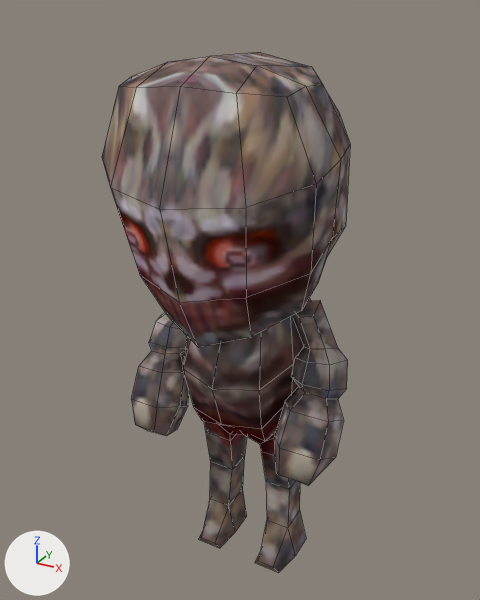
Renders of the Blender file Deserter/Assets/Mesh/Enemies/Bozu.blend from each side of a commit.
One viewpoint serves both versions: a 50 mm lens placed at (1.92, -3.72, 3.88), pointed at (-0.09, -0.06, 2.06). The lights are fixed; the arrows at lower left show +X, +Y and +Z. The older version comes first. Mesh edges are drawn as thin lines. The same objects are shown in both versions, whatever each file hides.

In view in the first picture: 'corpseMesh01'.
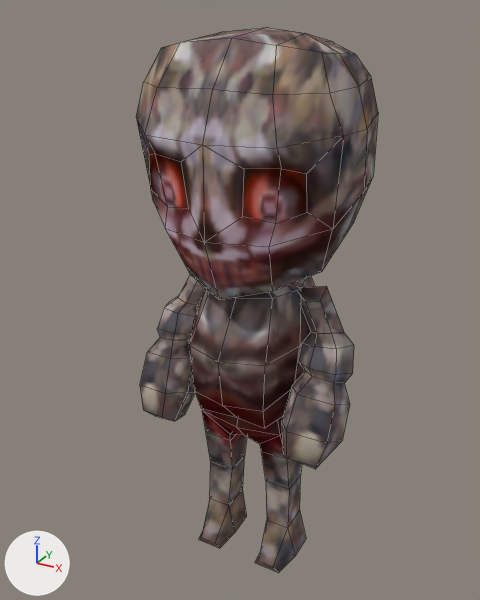
Boxes [x1, y1, x2, y2] around the edits, measured in the pictures (480 x 600 px; the box of a moved part takes in the faces that stretch with it):
'corpseMesh01', reshaped: before [102, 52, 350, 573]; after [136, 27, 378, 573]
part 1 of me_zombmesh_002_cube_010, moved or reshaped: before [132, 313, 189, 436]; after [140, 274, 206, 421]
part 2 of me_zombmesh_002_cube_010, added: after [189, 276, 315, 428]
part 3 of me_zombmesh_002_cube_010, moved or reshaped: before [274, 301, 348, 486]; after [282, 286, 354, 469]
part 4 of me_zombmesh_002_cube_010, rebuilt (7% shorter): before [102, 52, 350, 347]; after [136, 27, 378, 300]
part 5 of me_zombmesh_002_cube_010, deleted: before [183, 298, 311, 441]

Edits to the bpy script that builds the scene:
```text
Change me_zombmesh_002_cube_010:
    used by ob_corpsemesh01; location = (0.0, 0.0, 0.0); rotation_euler = (1.571, 0.0, 0.0), in degrees (90, 0, 0)
    remove me_zombmesh_002_cube_010.from_pydata(...)  # 256 vertices, 244 faces; spans x -0.77..0.77, y -0.01..3.65, z -0.51..1.06
    add me_zombmesh_002_cube_010.from_pydata(...)  # 293 vertices, 280 faces; spans x -0.77..0.77, y -0.01..3.78, z -0.87..0.65
    me_zombmesh_002_cube_010 part 1: the loose piece of 48 vertices spanning x -0.77..-0.3, y 1.06..2.16, z -0.06..0.6 is moved by (0.0, 0.06, -0.11)
    me_zombmesh_002_cube_010 part 2: the loose piece of 48 vertices spanning x -0.41..0.41, y 1.16..2.38, z -0.36..0.6 is copied, and the copy is turned -10.5 degrees about the x axis through its middle, then moved by (0.0, 0.06, -0.09); it spans x -0.41..0.41, y 1.26..2.44, z -0.47..0.52
    me_zombmesh_002_cube_010 part 3: the loose piece of 48 vertices spanning x 0.3..0.77, y 1.06..2.16, z -0.06..0.6 is moved by (0.0, 0.06, -0.11)
    me_zombmesh_002_cube_010 part 4: the loose piece of 54 vertices spanning x -0.73..0.73, y 2.03..3.65, z -0.51..1.06 is rebuilt with 90 vertices and now spans x -0.71..0.71, y 2.24..3.78, z -0.87..0.65
    me_zombmesh_002_cube_010 part 5
    47 vertices are removed from x -0.41..0.41, y 1.16..2.38, z -0.36..0.6
    46 faces are deleted
```
